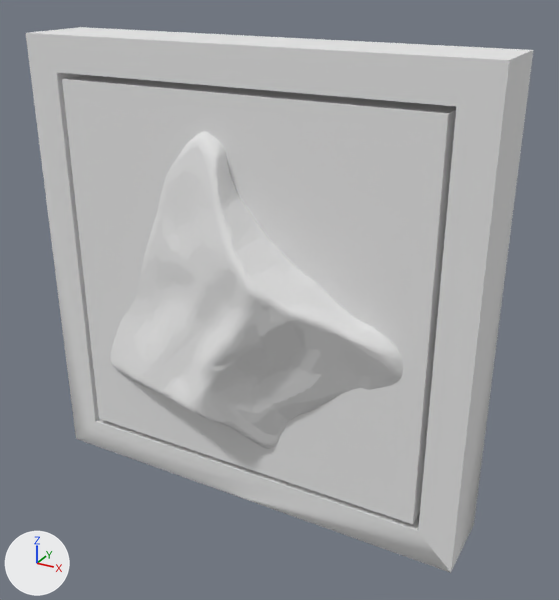
The OBJ model Assets/Model/cube6.obj, before and after one commit.
Camera for both pictures: a 50 mm camera at (0.188, -0.317, 0.153) aimed at (0.017, -0.005, -0.003). Every picture has the same lights, and +X, +Y and +Z are marked at lower left. Where no turn or scale is listed for an object, it has been applied to the vertices. Vertices at the same position are counted once.

Objects in the first picture: '05.001_Scaniverse_2022_04_06_101240.001', 'frame.297'.
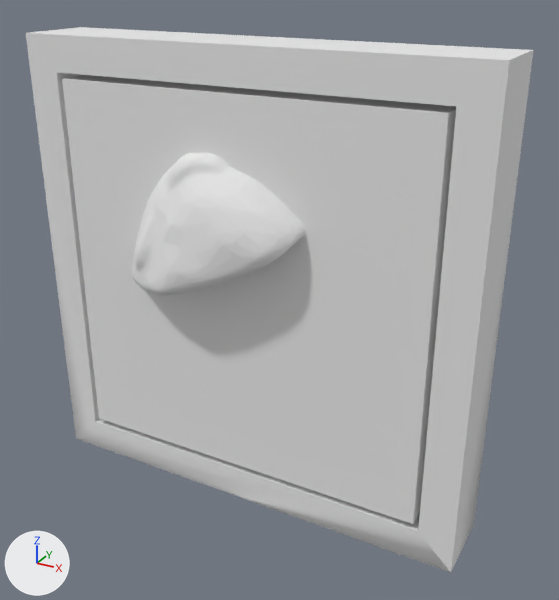
Diff of the bpy script that builds the scene:
```diff
--- a/Assets/Model/cube6.obj.py
+++ b/Assets/Model/cube6.obj.py
@@ me_05_001_scaniverse_2022_04_06_101240_001 @@
 # used by ob_05_001_scaniverse_2022_04_06_101240_001; location = (0.0, 0.0, 0.0)
-me_05_001_scaniverse_2022_04_06_101240_001.from_pydata(...)  # 23946 vertices, 10011 faces; spans x -0.099..0.099, y -0.046..0.02, z -0.099..0.099
+me_05_001_scaniverse_2022_04_06_101240_001.from_pydata(...)  # 3323 vertices, 2051 faces; spans x -0.099..0.099, y -0.043..0.02, z -0.099..0.099
+# me_05_001_scaniverse_2022_04_06_101240_001 part 1: 21 vertices moved within x -0.043..0.026, y -0.041..-0.018, z 0.012..0.07; 23882 vertices removed from x -0.088..0.089, y -0.046..-0.017, z -0.085..0.084; 3259 vertices added at x -0.063..0.039, y -0.043..-0.017, z -0.001..0.072
 me_05_001_scaniverse_2022_04_06_101240_001.materials.append(mat_orange_hold_001)
```

What differs and where, as boxes [x1, y1, x2, y2] in the pictures (559 x 600 px):
part 1 of me_05_001_scaniverse_2022_04_06_101240_001, cut back
    before: [111, 131, 404, 449]
    after: [132, 153, 306, 295]
